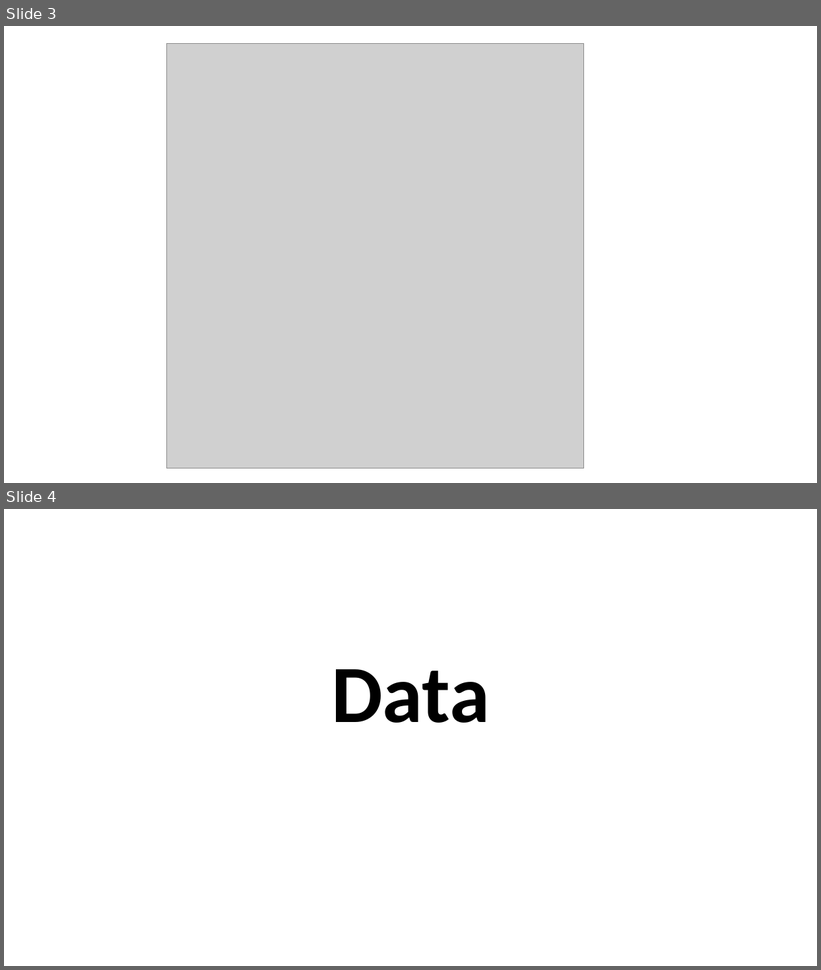
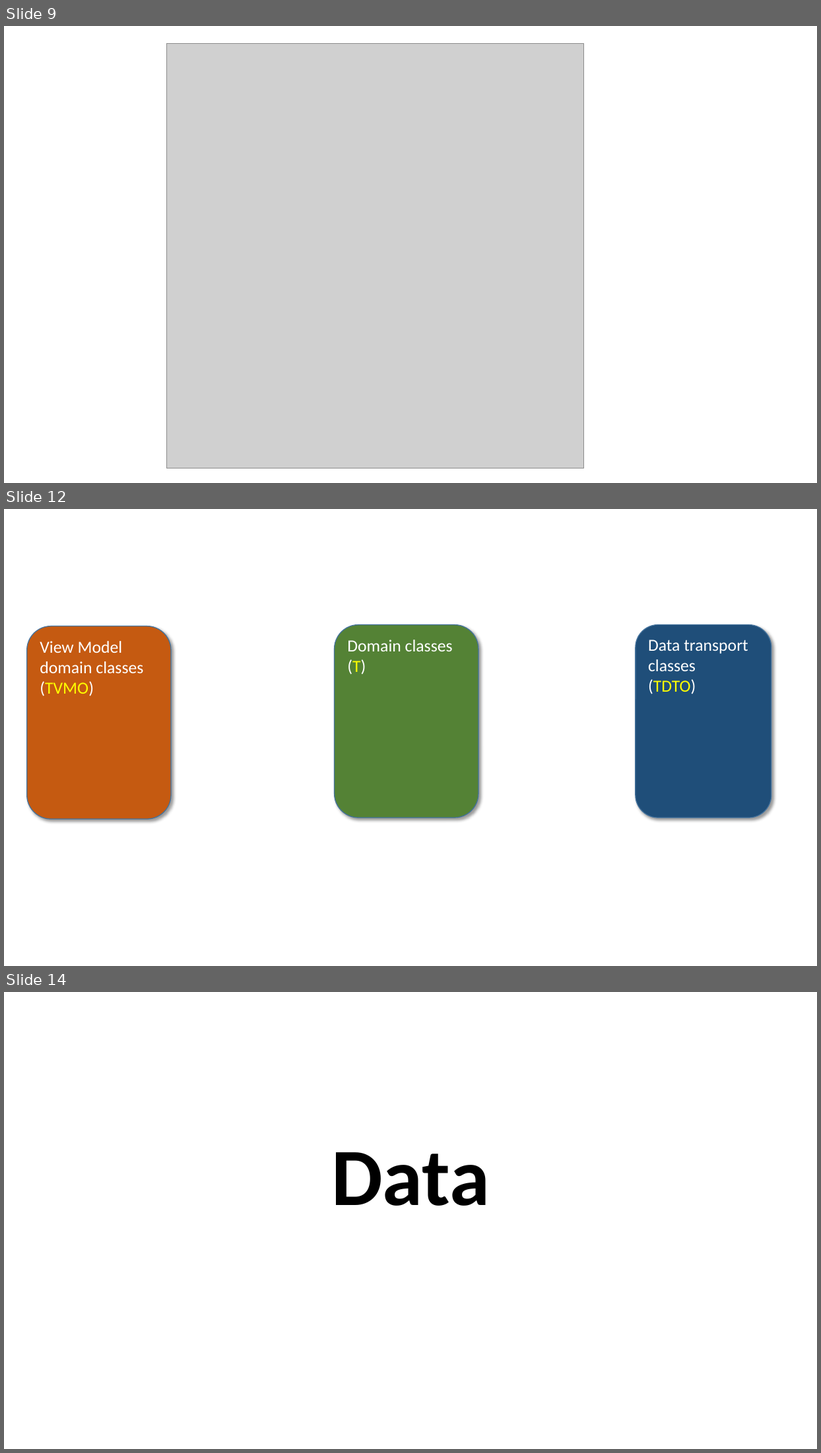
Before and after one commit to perl-easj/Teaching-materials, a slide deck: CSharpProgramming/Presentations/MVVMStarter Class Library.pptx. Shown one above the other, each under a label of ours: slides 3 and 4 before the commit, slides 9, 12 and 14 after it; the slides between them are not shown. The pictures are 821x970 and 821x1453 pixels, drawn with LibreOffice and Linux fonts; fonts in the diff are those of the drawing; grey boxes stand for pictures. Boxes give left, top, right and bottom in pixels: in the first picture for what was removed or moved away, otherwise in the second. Text is boxed around its words. In the diff, an @@ line names an element or a change of style, - is before the commit and + after.

```diff
--- a/CSharpProgramming/Presentations/MVVMStarter Class Library.pptx
+++ b/CSharpProgramming/Presentations/MVVMStarter Class Library.pptx
@@ slide 12 added at bbox=[4, 509, 817, 966], background #FFFFFF @@
@@ rounded rectangle added at bbox=[27, 626, 171, 819], fill #C55A11, outline #43739E 1 pt, 20 pt, text #FFFFFF @@
+View Model
+domain classes
+(TVMO)
@@ rounded rectangle added at bbox=[335, 625, 479, 819], fill #548235, outline #43739E 1 pt, 20 pt, text #FFFFFF @@
+Domain classes
+(T)
@@ rounded rectangle added at bbox=[636, 625, 772, 819], fill #1F4E79, outline #43739E 1 pt, 20 pt, text #FFFFFF @@
+Data transport classes
+(TDTO)
@@ what was slide 3 is now slide 9 @@
@@ what was slide 4 is now slide 14 @@
```
Also in this commit, not shown: 3 slides changed, 10 other slides added, 2 other files.
